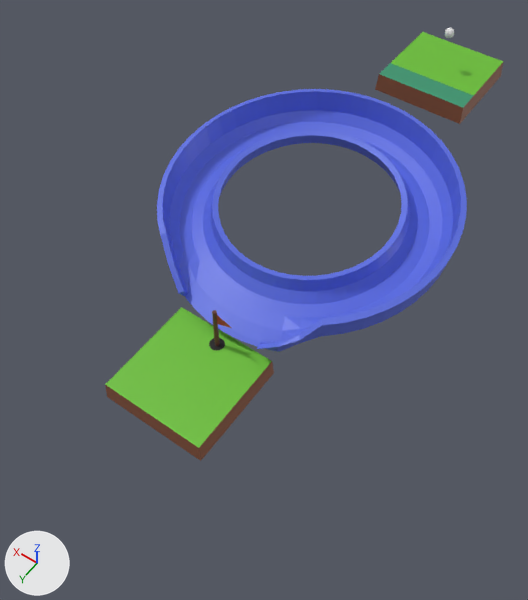
An edit to the Blender file blender/level5.blend, drawn before and after from the same camera.
The view is the same before and after, from a 50 mm camera at (-4.77, 13.19, 9.43) aimed at (0.07, 6.42, -1.22). Every picture has the same lights, and +X, +Y and +Z are marked at lower left.

In view in the first picture: 'Torus', 'basic-fixed.001', 'basic-moveable.001', 'flag'.
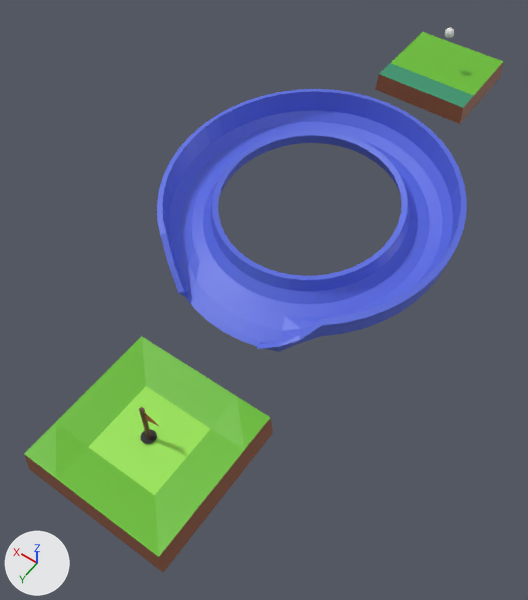
Location of each change, (x1, y1, x2, y2) in pixels of the pictures (528 x 600 px):
```json
{"object": "end2", "change": "added", "after": [24, 336, 273, 572], "on screen": "green"}
{"object": "basic-fixed.001", "change": "deleted", "before": [105, 307, 274, 461], "on screen": "green"}
{"object": "flag", "change": "moved", "before": [209, 310, 232, 351], "after": [139, 407, 159, 444]}
```

The change, as JSON lines over the scene's bpy script:
```json
{"op": "add", "block": "me_cube_004", "code": ["me_cube_004 = bpy.data.meshes.new('Cube.004')", "me_cube_004.from_pydata(...)  # 29 vertices, 21 faces; spans x -0.82..0.82, y -0.82..0.82, z -0.72..0.83", "me_cube_004.materials.append(mat_material_007)  # picture img_color_pallette_png_005"]}
{"op": "set", "path": "ob_flag.location", "old": "(-0.02, 7.9, 0.18)", "new": "(0.02, 9.71, -0.39)"}
{"op": "remove", "block": "ob_basic_fixed_001", "code": ["ob_basic_fixed_001 = bpy.data.objects.new('basic-fixed.001', me_cube_001)", "ob_basic_fixed_001.location = (0.0, 8.62, -1.0)", "ob_basic_fixed_001.scale = (1.0, 1.0, 0.2)"]}
{"op": "add", "block": "ob_end2", "code": ["ob_end2 = bpy.data.objects.new('end2', me_cube_004)", "ob_end2.location = (0.01, 9.71, -1.62)", "ob_end2.scale = (1.77, 1.77, 0.354)"]}
```
